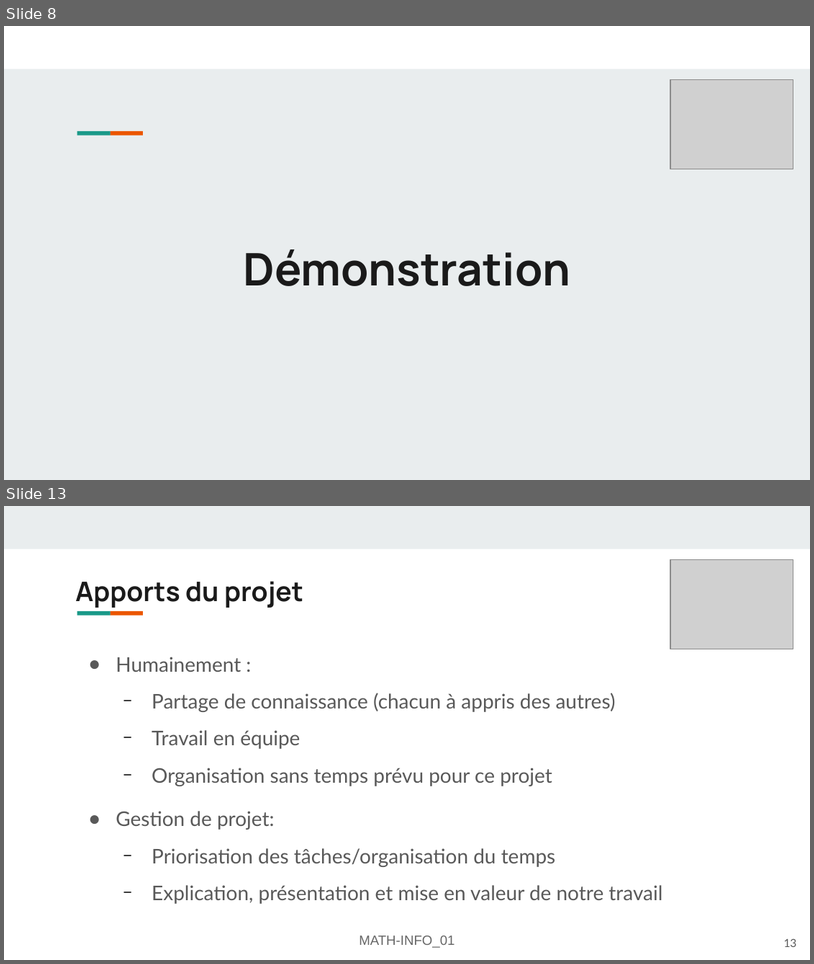
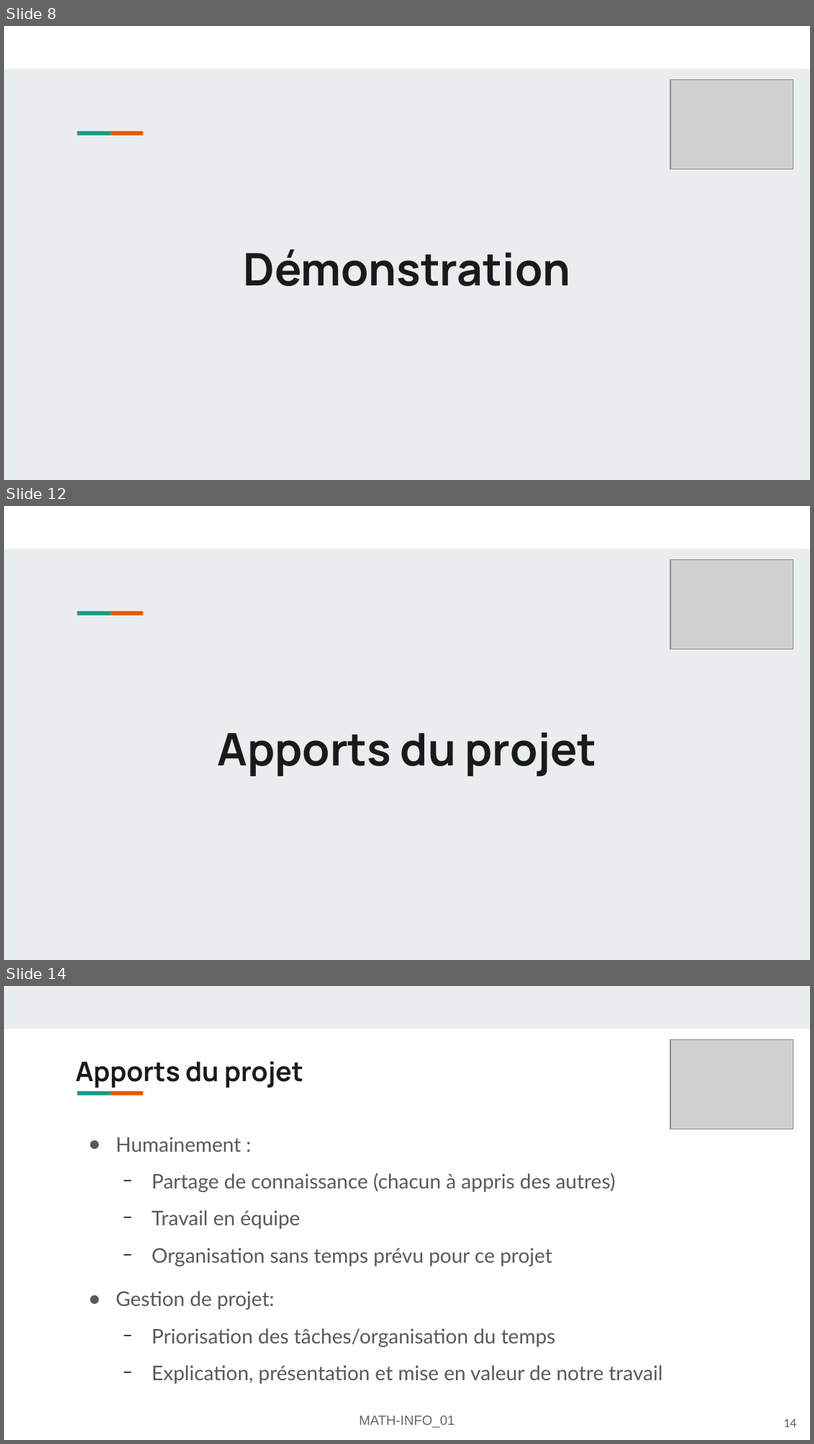
Before and after one commit to FlashOnFire/MirrorVerse, a slide deck: project_managment/pres2/MATH-INFO_01-Présentation-mirror-verse.odp. Shown one above the other, each under a label of ours: slides 8 and 13 before the commit, slides 8, 12 and 14 after it; the slides between them are not shown. The pictures are 814x964 and 814x1444 pixels, drawn with LibreOffice and Linux fonts; fonts in the diff are those of the drawing; grey boxes stand for pictures. Boxes give left, top, right and bottom in pixels: in the first picture for what was removed or moved away, otherwise in the second. Text is boxed around its words. In the diff, an @@ line names an element or a change of style, - is before the commit and + after.

```diff
--- a/project_managment/pres2/MATH-INFO_01-Présentation-mirror-verse.odp
+++ b/project_managment/pres2/MATH-INFO_01-Présentation-mirror-verse.odp
@@ slide 12 added at <box>4,506,810,960</box>, background #E9EDEE; not listed: 3 template elements that a slide beside it also shows @@
@@ picture added at <box>671,560,795,649</box> @@
@@ title added at <box>217,732,597,776</box>, 40 pt, text #1A1A1A, bold @@
+Apports du projet
@@ what was slide 13 is now slide 14 @@
@@ page number at <box>784,1419,797,1427</box>: text changed @@
-13
+14
```
Also in this commit, not shown: 8 slides changed, 1 other slide added, 1 slide removed, 1 other file.
